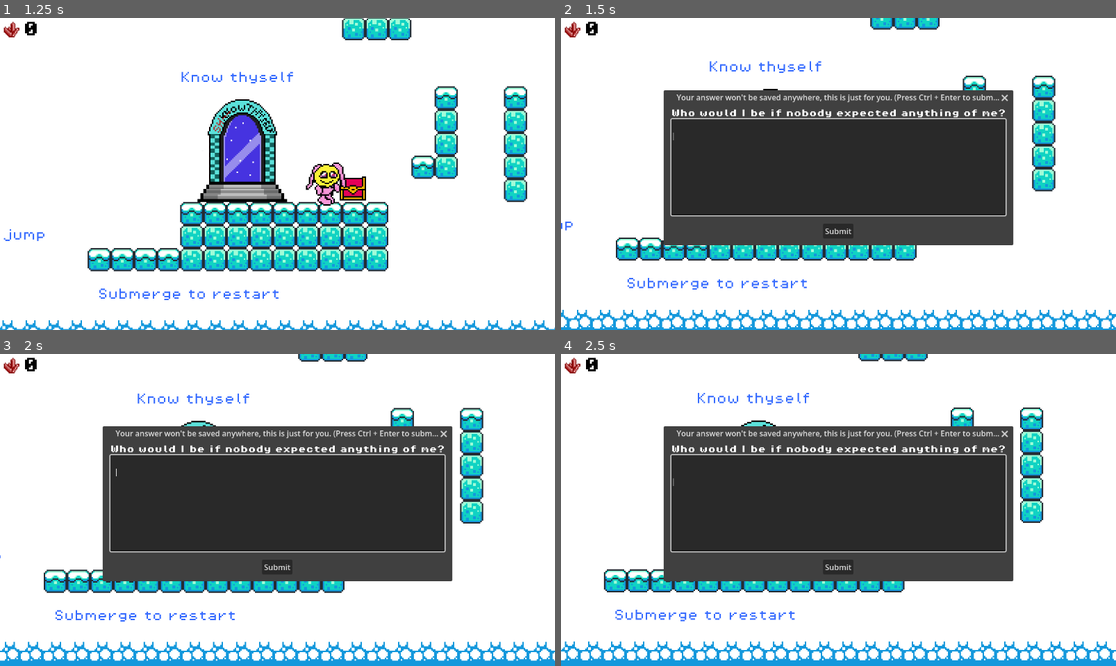
Above: before the commit, frames 1-4 (two rows, left to right).
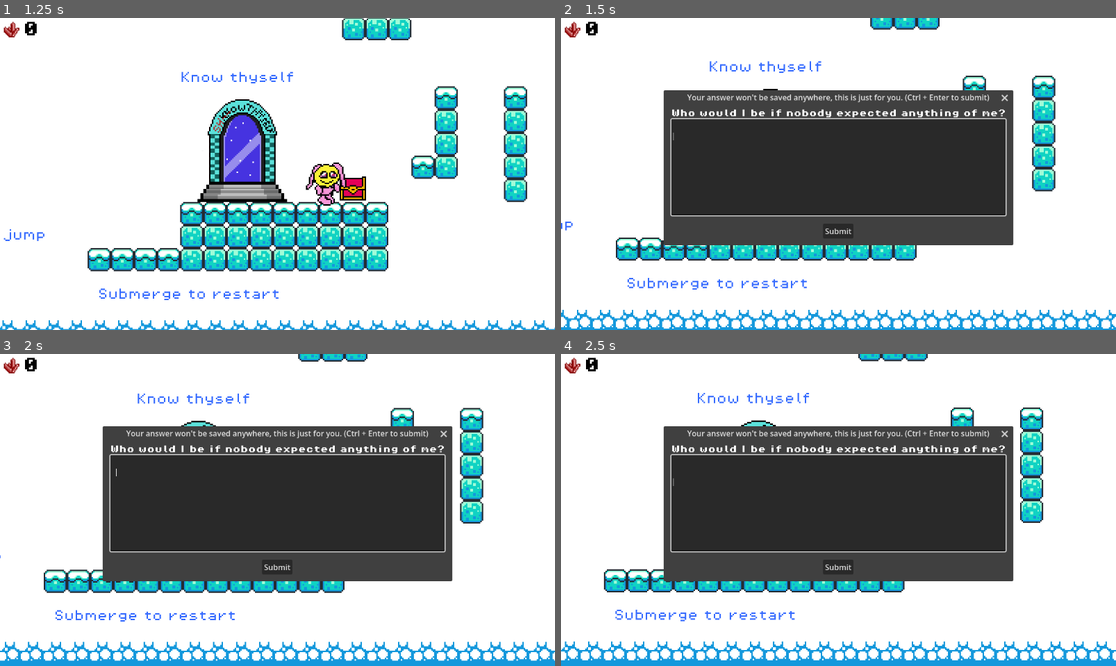
Above: after the commit, the same moments.

Repository: sisanny/testgame
Game: Godot game, scene res://scenes/wellbeing_game.tscn
The game is run twice, just before and just after one commit, with the same random seed, the same clock (stepped at 60 frames per second) and the same inputs.
Inputs (mouse positions are in pixels of both pictures, inside the frame that each line leads up to):
- Up to frame 1 (1.25 s): tap Space (jump) at 0.5, 0.77 s; move the mouse to (399, 158) at 0.52 s; hold Right (move_right) from 0.53 s (still down); tap Enter (interact) at 0.6 s; click (399, 158) at 0.67 s
- Up to frame 2 (1.5 s): keep holding Right (move_right); tap Space (jump) at 1.25 s; move the mouse to (727, 189) at 1.27 s; tap Keypad Enter at 1.35 s
- Up to frame 3 (2 s): keep holding Right (move_right); tap Space (jump) at 1.52 s
- Up to frame 4 (2.5 s): tap Space (jump) at 2 s; move the mouse to (894, 441) at 2.02 s; release Right (move_right) at 2.03 s; hold Left (move_left) from 2.03 s (still down); tap Enter (interact) at 2.1 s

Frame 1 is identical in both runs. In frame 2, 0.7% of the frame differs, in the area x 20-79%, y 24-27%; in frame 3, 0.7%; in frame 4, 0.7%.

Commit message:
added a small change in title text and removed redundant scenes

Diff:
--- a/scenes/wellbeing_game.tscn
+++ b/scenes/wellbeing_game.tscn
@@ -460,7 +460,7 @@
 
 [node name="NameDialog" type="AcceptDialog" parent="CanvasLayer" unique_id=511809777]
 oversampling_override = 1.0
-title = "Your answer won't be saved anywhere, this is just for you. (Press Ctrl + Enter to submit)"
+title = "Your answer won't be saved anywhere, this is just for you. (Ctrl + Enter to submit)"
 size = Vector2i(516, 284)
 content_scale_mode = 1
 ok_button_text = "Submit"
Not shown, removed: scenes/portal.tscn~Stashed changes
Not shown, removed: scenes/story_textbox.tscn~Stashed changes
